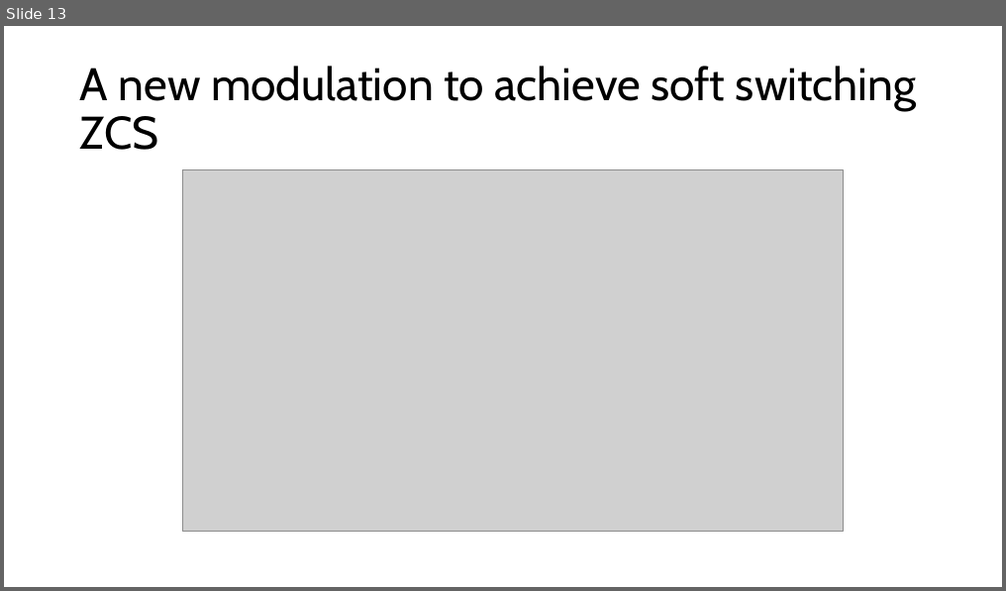
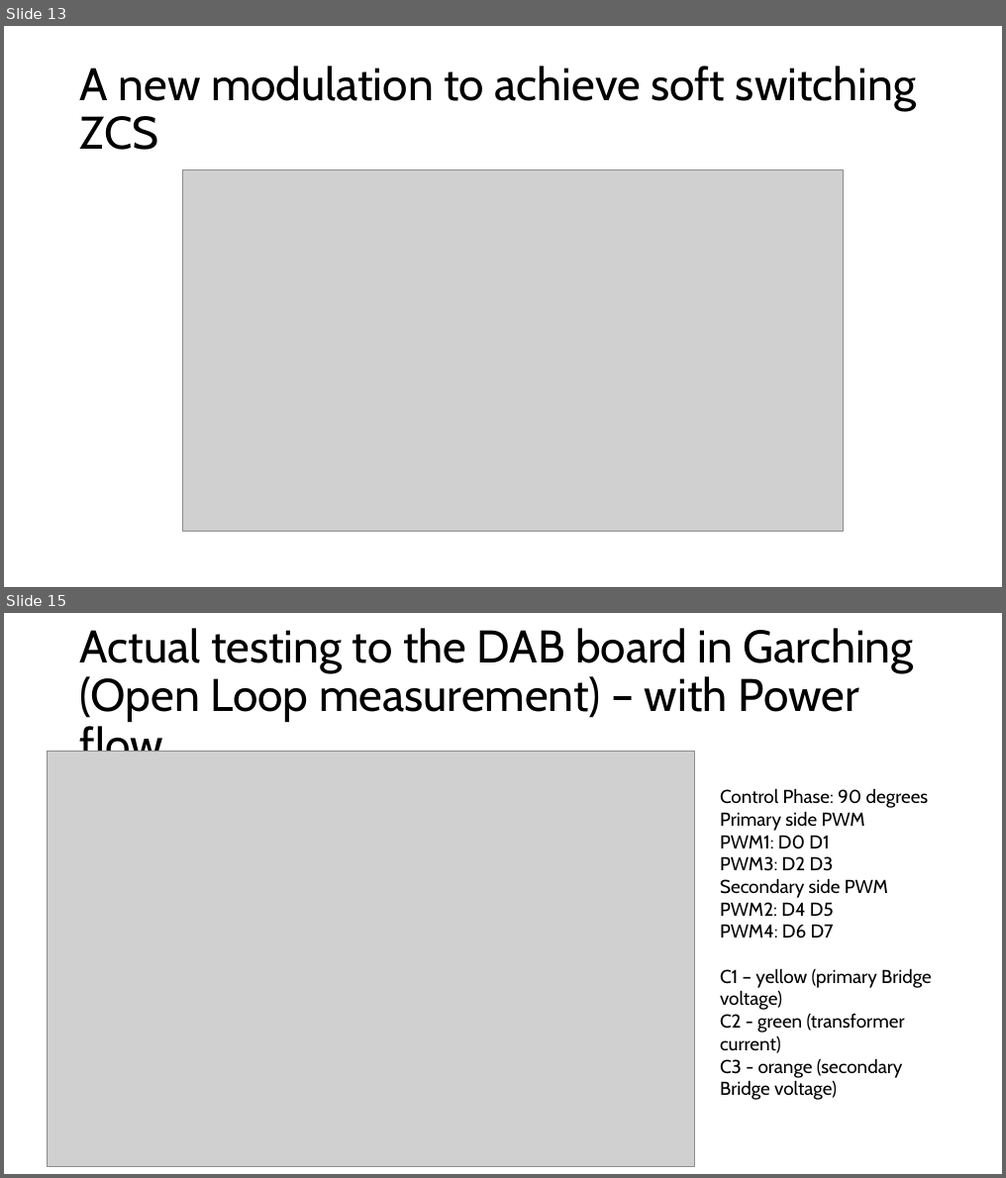
Before and after one commit to microchip-pic-avr-examples/dspic33ck-power-dcdc-dual-active-bridge-development-platform, a slide deck: dab_development.pptx. Shown one above the other, each under a label of ours: slide 13 before the commit, slides 13 and 15 after it; the slides between them are not shown. The pictures are 1006x591 and 1006x1178 pixels, drawn with LibreOffice and Linux fonts; fonts in the diff are those of the drawing; grey boxes stand for pictures. Boxes give left, top, right and bottom in pixels: in the first picture for what was removed or moved away, otherwise in the second. Text is boxed around its words. In the diff, an @@ line names an element or a change of style, - is before the commit and + after.

```diff
--- a/dab_development.pptx
+++ b/dab_development.pptx
@@ slide 15 added at [4,613,1002,1174], background #FFFFFF @@
@@ title added at [80,628,914,752], 44 pt, text #000000 @@
+Actual testing to the DAB board in Garching (Open Loop measurement) – with Power flow
@@ picture added at [48,752,695,1167] @@
@@ text added at [720,788,932,1100], 18 pt, text #000000 @@
+Control Phase: 90 degrees
+Primary side PWM
+PWM1: D0 D1
+PWM3: D2 D3
+Secondary side PWM
+PWM2: D4 D5
+PWM4: D6 D7
+C1 – yellow (primary Bridge voltage)
+C2 - green (transformer current)
+C3 - orange (secondary Bridge voltage)
```
Also in this commit, not shown: 2 other slides added, 1 slide removed, 5 other files.
